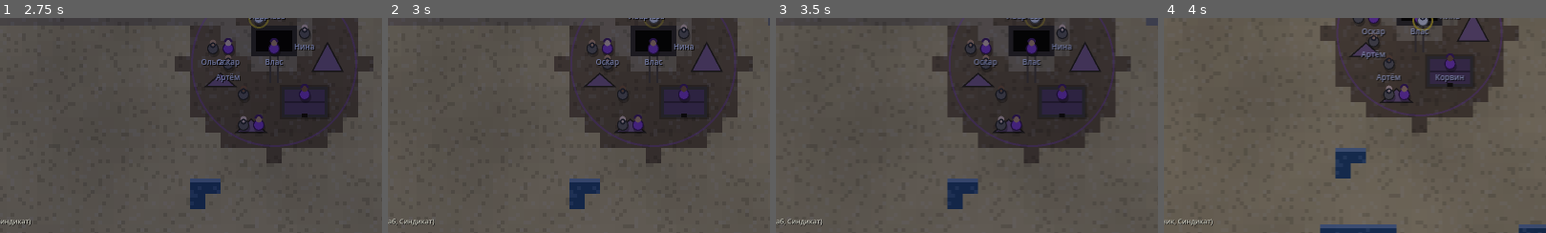
Above: before the commit, frames 1-4 (left to right).
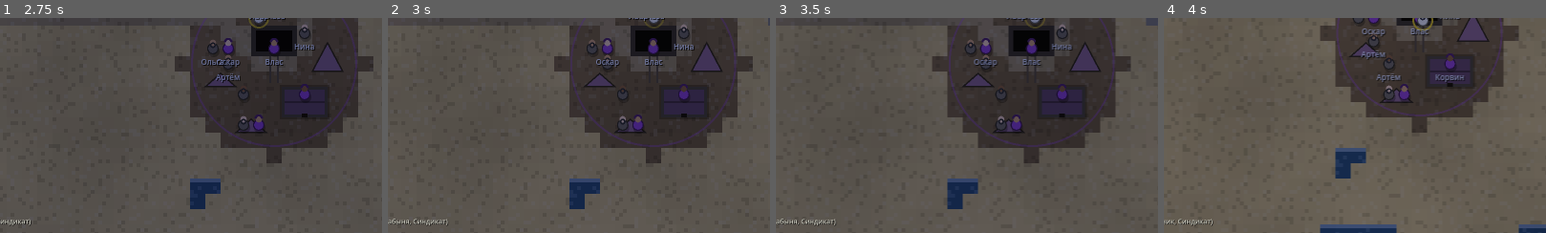
Above: after the commit, the same moments.

Repository: Smetanik12/Project
Game: Godot game, scene res://scenes/main.tscn
Two runs of this game, one before a commit and one after it. Both use one fixed random seed, a clock stepped at 60 frames per second and the inputs below.
Inputs (mouse positions are % of the whole screen's width and height, from its top left):
- Up to frame 1 (2.75 s): click "Пол персонажа: мужской" at 0.5 s; click "Пол персонажа: женский" at 1.25 s; click "Раб Рудник Синдиката. Ошейник…" at 2 s
- Up to frame 2 (3 s): tap Enter at 2.75 s; move the mouse to (72, 45) at 2.77 s; hold D from 2.78 s (still down); tap 1 at 2.85 s; click (72, 45) at 2.92 s
- Up to frame 3 (3.5 s): keep holding D; tap Space at 3.02 s
- Up to frame 4 (4 s): move the mouse to (30, 55) at 3.52 s; release D at 3.53 s; hold S from 3.53 s (still down); tap 2 at 3.6 s; tap Space at 3.77 s
The pictures show only the part of the screen within x 16-66%, y 50-100%; the shares and areas given below are measured in that part.

Frame 1 is identical in both runs. In frame 2, 0.2% of the frame differs, in the area x 2-16%, y 93-97%; in frame 3, 0.2%; in frame 4, nothing differs.

Commit message:
План разработки и правила для Claude Code, исправления прототипа
- DESIGN.md: LOD-симуляция (галактика, планета, тактика), ключевые
  персонажи с амбициями, ранения по частям тела, оружие и броня,
  тактический ИИ с доктринами, корабли с экипажами, графика, дорожная карта.
- CLAUDE.md: архитектура, команды проверки, подводные камни GDScript.
- Игрок получает паёк у своих (солдат в лагере, раб на руднике).
- Уведомления больше не копятся стопкой при перемотке.

Co-Authored-By: Claude Opus 5.5 <noreply@anthropic.com>
Claude-Session: https://claude.ai/code/session_01RAEodHJPvTtYx4nWjVYFG6

Diff:
--- a/data/roles.json
+++ b/data/roles.json
@@ -7,7 +7,7 @@
   "scavenger": {"name": "Мусорщик", "combat": 6, "fighter": true, "work": "metal", "rate": 0.08, "money": 15},
   "merchant": {"name": "Торговец", "combat": 3, "trader": true, "money": 150},
   "farmer": {"name": "Фермер", "combat": 2, "work": "food", "rate": 0.25, "money": 10},
-  "slave": {"name": "Раб", "combat": 1, "work": "metal", "rate": 0.12, "money": 0},
+  "slave": {"name": "Раб", "name_f": "Рабыня", "combat": 1, "work": "metal", "rate": 0.12, "money": 0},
   "miner": {"name": "Шахтёр", "combat": 3, "work": "metal", "rate": 0.12, "money": 5},
   "smith": {"name": "Оружейник", "combat": 4, "work": "weapons", "rate": 0.2, "money": 40},
   "medic": {"name": "Медик", "combat": 2, "work": "medicine", "rate": 0.1, "money": 40},
--- a/scripts/game/hud.gd
+++ b/scripts/game/hud.gd
@@ -176,6 +176,9 @@
 	status.text = "   ".join(PackedStringArray(parts))
 	hint.text = hint_text
 	_update_journal()
+	# при быстрой перемотке показываем только последние сообщения
+	if world.notices.size() > 3:
+		world.notices = world.notices.slice(world.notices.size() - 3)
 	while not world.notices.is_empty():
 		_toast(str(world.notices.pop_front()))
 
@@ -209,8 +212,10 @@
 	l.horizontal_alignment = HORIZONTAL_ALIGNMENT_CENTER
 	p.add_child(l)
 	toasts.add_child(p)
-	if toasts.get_child_count() > 4:
-		toasts.get_child(0).queue_free()
+	while toasts.get_child_count() > 4:
+		var old := toasts.get_child(0)
+		toasts.remove_child(old)
+		old.queue_free()
 	var tw := p.create_tween()
 	tw.tween_interval(5.0)
 	tw.tween_property(p, "modulate:a", 0.0, 1.0)
--- a/scripts/game/main.gd
+++ b/scripts/game/main.gd
@@ -43,6 +43,10 @@
 	if cli.has("zoom"):
 		camera.zoom = Vector2.ONE * float(cli["zoom"])
 	if cli.has("talk"):
+		var near := _nearest_npc(999.0)
+		if near != null:
+			world.player.pos = Vector2(near.pos) + Vector2(1.5, 0.5)
+			camera.position = world.player.pos * TILE
 		_interact()
 		if dialogue.visible:
 			dialogue._do("ask", "self")
--- a/scripts/sim/npc.gd
+++ b/scripts/sim/npc.gd
@@ -82,7 +82,9 @@
 	if titles.has(role):
 		return str(titles[role])
 	if role == "slave" and faction == "":
-		return "Беглый раб"
+		return "Беглая рабыня" if female else "Беглый раб"
+	if female and role_info().has("name_f"):
+		return str(role_info()["name_f"])
 	return str(role_info().get("name", role))
 
 
--- a/scripts/sim/world.gd
+++ b/scripts/sim/world.gd
@@ -104,18 +104,32 @@
 	if not player.alive:
 		return
 	player.hunger += 3.0
-	if player.hunger >= 60.0 and int(player.inv.get("food", 0)) > 0:
-		player.add_item("food", -1)
-		player.hunger = 0.0
-		notify("Ты поел%s." % player.a())
+	if player.hunger >= 60.0:
+		var s := settlement_at(player.tile())
+		if int(player.inv.get("food", 0)) > 0:
+			player.add_item("food", -1)
+			player.hunger = 0.0
+			notify("Ты поел%s." % player.a())
+		elif s != null and _gives_rations(s) and float(s.stock.get("food", 0.0)) >= 1.0:
+			s.stock["food"] = float(s.stock["food"]) - 1.0
+			player.hunger = 0.0
+			notify("Тебе выдали паёк.")
 	if player.hunger >= 100.0:
 		player.hunger = 100.0
 		player.hp -= 4.0
-		notify("Ты голодаешь! Найди еду.")
+		if hour() % 6 == 0:
+			notify("Ты голодаешь! Найди еду.")
 		if player.hp <= 0.0:
 			Combat.kill(self, PLAYER, -1)
 	elif player.hp < 100.0:
 		player.hp = minf(100.0, player.hp + 1.0)
+
+
+## Свои кормят: солдата — в его лагере, раба — на руднике.
+func _gives_rations(s: Settlement) -> bool:
+	if player.faction != "" and s.faction == player.faction:
+		return true
+	return player.flags.get("slave", false) and s.kind == "mine" and s.faction == "syndicate"
 
 
 func _cleanup() -> void:
Not shown, added: CLAUDE.md
Not shown, added: DESIGN.md
